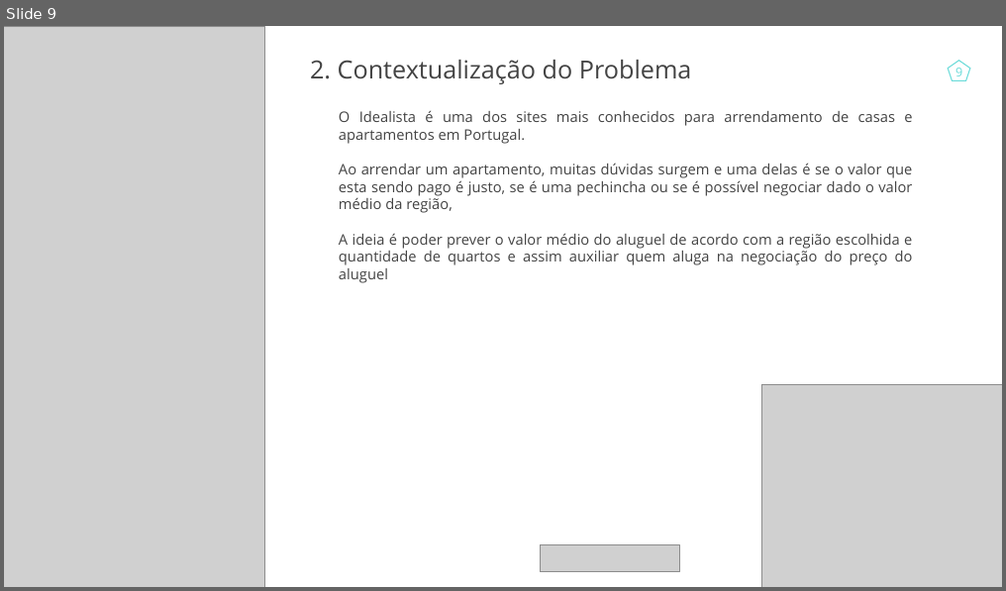
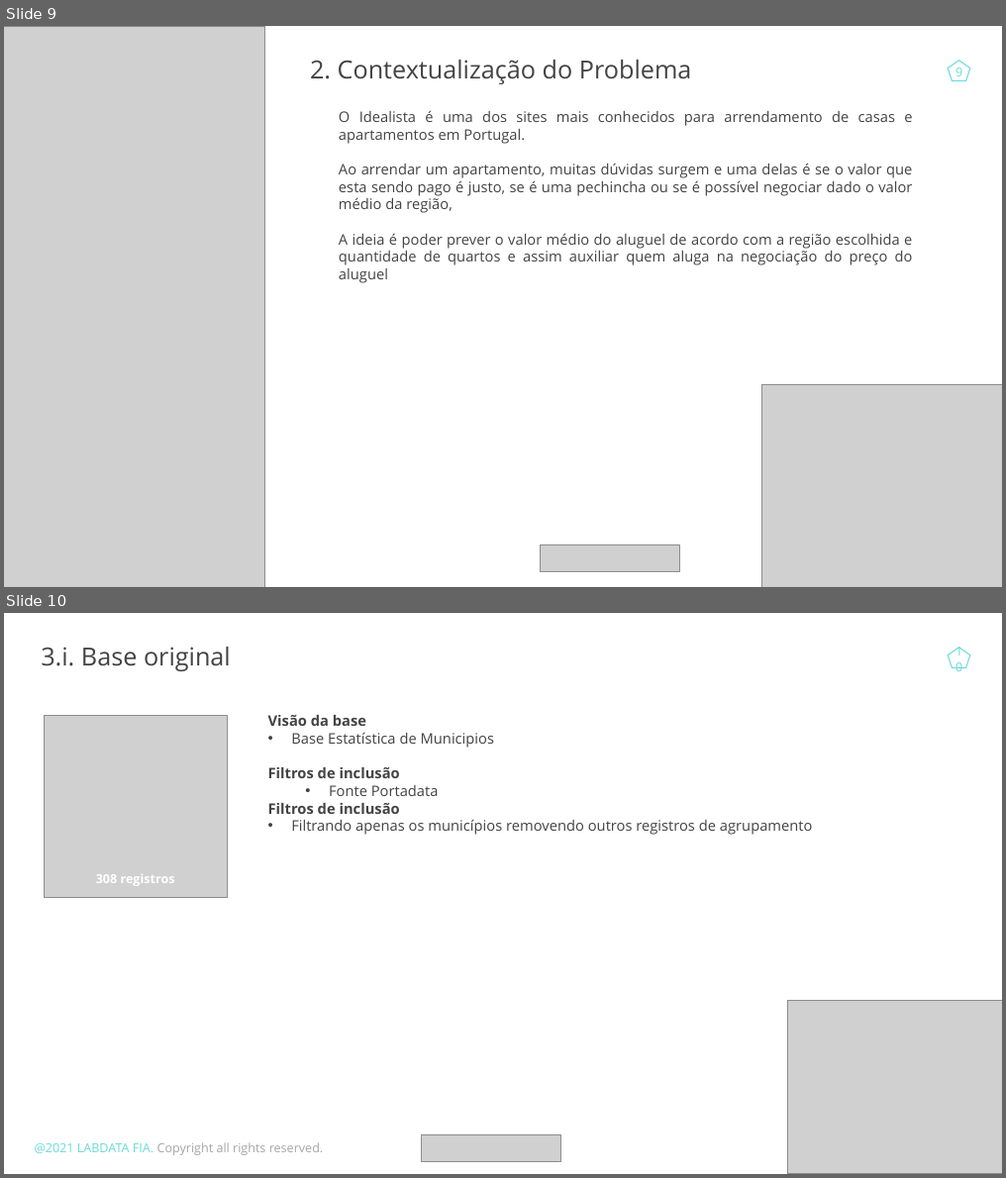
Before and after one commit to johnosd/MPAlugueisLisboa, a slide deck: Docs/TCC John Costa.pptx. Shown one above the other, each under a label of ours: slide 9 before the commit, slides 9 and 10 after it. The pictures are 1006x591 and 1006x1178 pixels, drawn with LibreOffice and Linux fonts; fonts in the diff are those of the drawing; grey boxes stand for pictures. Boxes give left, top, right and bottom in pixels: in the first picture for what was removed or moved away, otherwise in the second. Text is boxed around its words. In the diff, an @@ line names an element or a change of style, - is before the commit and + after.

```diff
--- a/Docs/TCC John Costa.pptx
+++ b/Docs/TCC John Costa.pptx
@@ slide 10 added at <box>4,613,1002,1174</box>, background #FFFFFF @@
@@ text added at <box>41,647,231,671</box>, 24 pt, text #434343 @@
+3.i. Base original
@@ page number added at <box>948,645,970,674</box>, 12 pt, text #6ADBD9 @@
+10
@@ pentagon added at <box>948,648,970,668</box>, outline #6ADBD9 1 pt @@
@@ picture added at <box>44,715,227,897</box> @@
@@ text added at <box>268,715,813,835</box>, 14 pt, text #434343 @@
+Visão da base
+• Base Estatística de Municipios
+Filtros de inclusão
+  • Fonte Portadata
+Filtros de inclusão
+• Filtrando apenas os municípios removendo outros registros de agrupamento
@@ text added at <box>96,874,175,886</box>, 12 pt, text #FFFFFF, bold @@
+308 registros
@@ picture added at <box>787,1001,1002,1173</box> @@
@@ text added at <box>35,1143,324,1156</box>, 12 pt, text #A6A6A6 @@
+@2021 LABDATA FIA. Copyright all rights reserved.
@@ picture added at <box>421,1136,561,1162</box> @@
```
Also in this commit, not shown: 2 slides changed, 2 other slides added, 12 other files.
